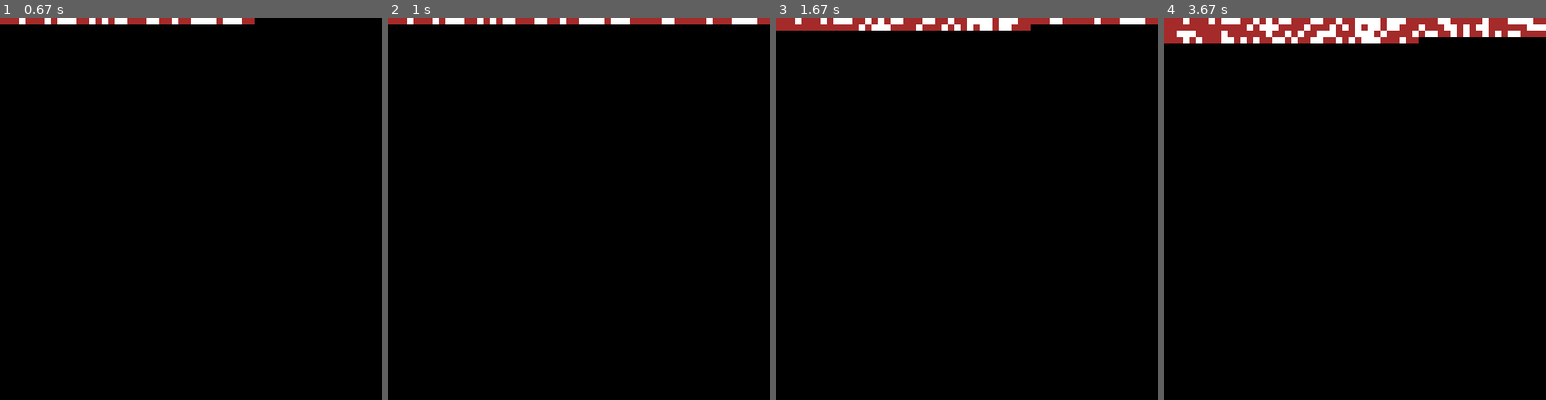
Above: before the commit, frames 1-4 (left to right).
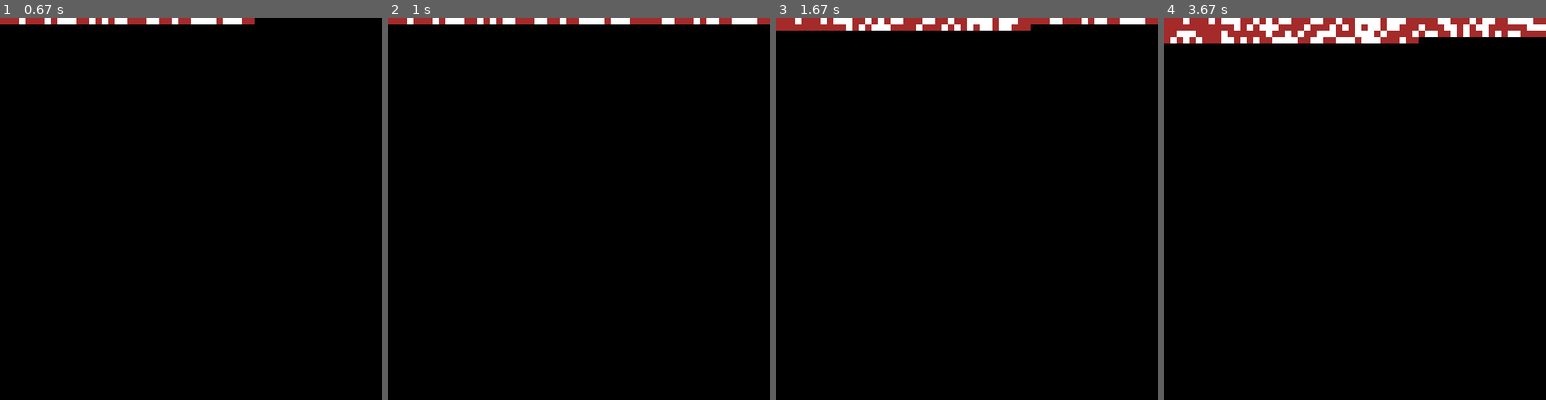
Above: after the commit, the same moments.

Repository: joaohenriques/dungeon_generator
Game: pygame game, started from generate.py
Two runs of this game, one before a commit and one after it. Both use one fixed random seed, a clock stepped at 60 frames per second and the inputs below.
Inputs:
- Up to frame 1 (0.67 s): no input
- Up to frame 2 (1 s): no input
- Up to frame 3 (1.67 s): no input
- Up to frame 4 (3.67 s): no input

Frame 1 is identical in both runs. In frame 2, less than 0.1% of the frame differs, in the area x 80-87%, y 0-2%; in frame 3, less than 0.1%; in frame 4, 0.2%, in the area x 1-87%, y 0-7%.

Commit message:
replaced CloseOneSquareRooms with a more generic CloseRooms

Diff:
--- a/generate.py
+++ b/generate.py
@@ -45,7 +45,7 @@
     cave = GridMap(20, 40)
     creator = RandomizeCave(.35)
     smooth = SmoothCave()
-    closerooms = CloseOneSquareRooms()
+    closerooms = CloseRooms(area=3)
     flood = HardenWallsCave()
     linkroom = LinkRooms()
 
@@ -64,7 +64,7 @@
     cave = GridMap(40, 77)
     creator = RandomizeCave(.35)
     smooth = SmoothCave()
-    closerooms = CloseOneSquareRooms()
+    closerooms = CloseRooms(area=3)
     flood = HardenWallsCave()
     linkroom = LinkRooms()
 
@@ -88,13 +88,13 @@
 
 
     cave = GridMap(height, width)
-    creator = RandomizeCave(.35)
+    creator = RandomizeCave(.4)
     smooth = SmoothCave()
-    closerooms = CloseOneSquareRooms()
+    closerooms = CloseRooms(area=3)
     flood = HardenWallsCave()
     linkroom = LinkRooms()
 
-    command_queue = [creator, smooth, closerooms, linkroom, flood]
+    command_queue = [creator, smooth, closerooms,linkroom, flood]
 
     for command in command_queue:
         cave = command.execute(cave)
--- a/generators/cellular_automata.py
+++ b/generators/cellular_automata.py
@@ -88,7 +88,8 @@
     def _execute(self, cave):
         flooded = set()
         for pos in cave.keys(filter_expr=lambda x: x == Tile.FLOOR):
-            cave = self._flood_tile(cave, pos, flooded)
+            if pos not in flooded:
+                cave = self._flood_tile(cave, pos, flooded)
         return cave
 
     @staticmethod
@@ -119,19 +120,42 @@
         return cave
 
 
-class CloseOneSquareRooms(CaveGenerationCommand):
-
-    def _execute(self, cave):
+class CloseRooms(CaveGenerationCommand):
+
+    def __init__(self, area=1):
+        self.area = area
+
+    def _execute(self, cave):
+        flooded = set()
         for pos in cave.keys(filter_expr=lambda x: x == Tile.FLOOR):
-            if (cave.get(pos) == Tile.FLOOR and
-                    cave.get(GridTools.s(pos)) != Tile.FLOOR and
-                    cave.get(GridTools.e(pos)) != Tile.FLOOR and
-                    cave.get(GridTools.n(pos)) != Tile.FLOOR and
-                    cave.get(GridTools.w(pos)) != Tile.FLOOR):
-
-                cave.set(pos, Tile.EARTH)
-
-        return cave
+            if pos not in flooded:
+                room = self._flood_room(cave, pos)
+                if len(room) <= self.area:
+                    for cell in room:
+                        cave.set(cell, Tile.EARTH)
+                flooded.update(room)
+        return cave
+
+    @staticmethod
+    def _flood_room(cave, pos):
+        flooded = set()
+        stack = [pos]
+
+        while len(stack) > 0:
+            pos = stack.pop()
+
+            if pos in flooded:
+                continue
+
+            tile = cave.get(pos)
+            if tile == Tile.FLOOR:
+                flooded.add(pos)
+                stack.append(GridTools.n(pos))
+                stack.append(GridTools.e(pos))
+                stack.append(GridTools.s(pos))
+                stack.append(GridTools.w(pos))
+
+        return flooded
 
 
 class LinkRooms(CaveGenerationCommand):
